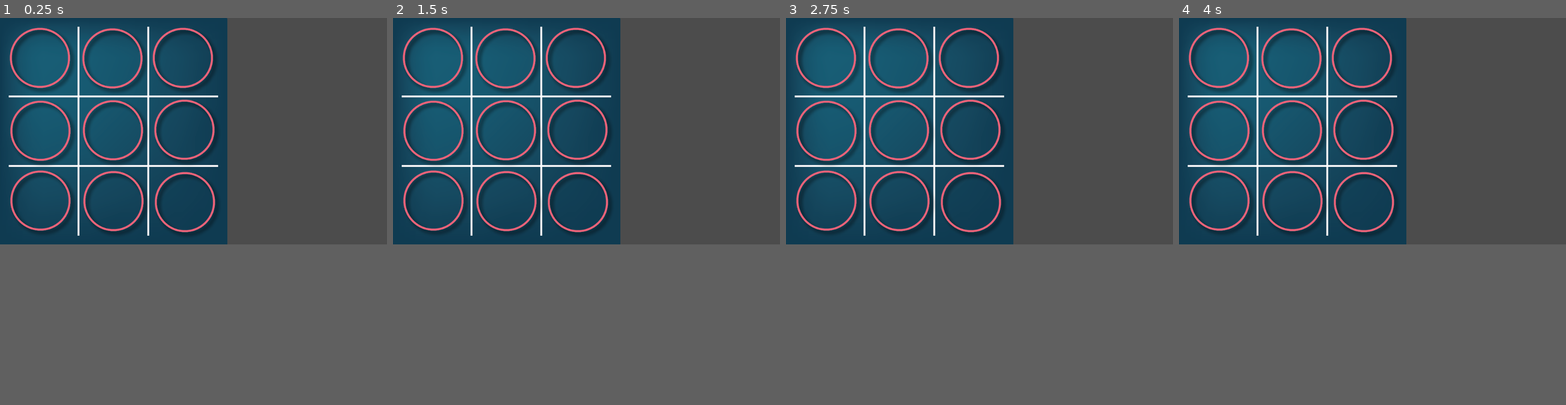
Above: before the commit, frames 1-4 (left to right).
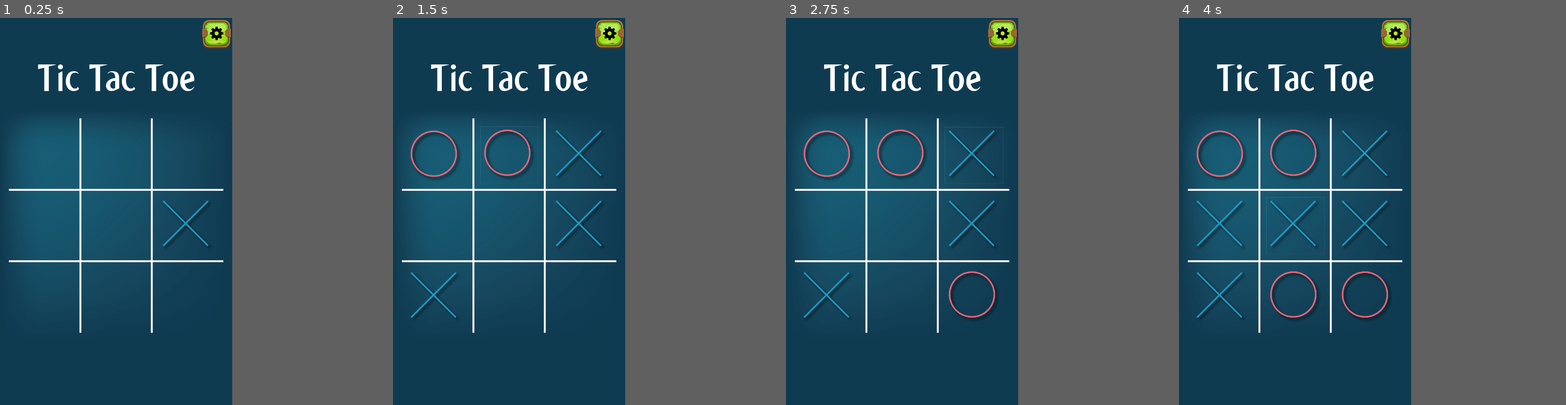
Above: after the commit, the same moments.

Repository: maximemousserin/TicTacToe
Game: Godot game, scene res://main.tscn
Two runs of this game, one before a commit and one after it. Both use one fixed random seed, a clock stepped at 60 frames per second and the inputs below.
Inputs (mouse positions are in pixels of both pictures, inside the frame that each line leads up to):
- Up to frame 1 (0.25 s): no input
- Up to frame 2 (1.5 s): click (462, 99) at 0.52 s; click (586, 99) at 1.27 s
- Up to frame 3 (2.75 s): click (1099, 99) at 2.02 s
- Up to frame 4 (4 s): click (1248, 137) at 2.77 s; click (1372, 137) at 3.52 s
In our replay, the window is 800x468 before the commit and 480x800 after it. These sizes can differ from the game's own. Grey fills any space a smaller window leaves; there, only what the larger window draws over its background counts as a difference.

The runs differ from the first frame. In frame 1, 13% of the frame differs, in the area x 2-60%, y 0-82%; in frame 2, 14%; in frame 3, 14%; in frame 4, 14%.
Error after the commit: Invalid get index '0' (on base: 'Array'). (res://scripts/minMaxAlgo.gd:5)

Commit message:
Game and menu

Diff:
--- /dev/null
+++ b/UI/btn_menu.tscn
@@ -0,0 +1,37 @@
+[gd_scene load_steps=7 format=2]
+
+[ext_resource path="res://assets/textures/buttons_small.tres" type="Texture" id=1]
+[ext_resource path="res://assets/images/buttons_small.png" type="Texture" id=2]
+[ext_resource path="res://assets/images/icons8-settings-50.png" type="Texture" id=3]
+
+[sub_resource type="AtlasTexture" id=1]
+flags = 4
+atlas = ExtResource( 2 )
+region = Rect2( 164, 0, 146, 148 )
+
+[sub_resource type="AtlasTexture" id=2]
+flags = 4
+atlas = ExtResource( 2 )
+region = Rect2( 328, 0, 146, 148 )
+
+[sub_resource type="AtlasTexture" id=3]
+flags = 4
+atlas = ExtResource( 2 )
+region = Rect2( 491, 0, 146, 148 )
+
+[node name="button" type="TextureButton"]
+anchor_right = 1.0
+anchor_bottom = 1.0
+margin_right = -333.0
+margin_bottom = -652.0
+texture_normal = ExtResource( 1 )
+texture_pressed = SubResource( 1 )
+texture_hover = SubResource( 2 )
+texture_disabled = SubResource( 3 )
+stretch_mode = 4
+
+[node name="icon" type="Sprite" parent="."]
+position = Vector2( 37.0784, 32.0474 )
+scale = Vector2( 1.49986, 1.49986 )
+texture = ExtResource( 3 )
+centered = false
--- /dev/null
+++ b/UI/btn_newGame.tscn
@@ -0,0 +1,40 @@
+[gd_scene load_steps=7 format=2]
+
+[ext_resource path="res://assets/textures/buttons_normal.tres" type="Texture" id=1]
+[ext_resource path="res://assets/images/buttons_normal.png" type="Texture" id=2]
+[ext_resource path="res://assets/fonts/font_ming.tres" type="DynamicFont" id=3]
+
+[sub_resource type="AtlasTexture" id=1]
+flags = 4
+atlas = ExtResource( 2 )
+region = Rect2( 204, 0, 190, 94 )
+
+[sub_resource type="AtlasTexture" id=2]
+flags = 4
+atlas = ExtResource( 2 )
+region = Rect2( 406, 0, 190, 94 )
+
+[sub_resource type="AtlasTexture" id=3]
+flags = 4
+atlas = ExtResource( 2 )
+region = Rect2( 610, 0, 190, 94 )
+
+[node name="button" type="TextureButton"]
+anchor_right = 1.0
+anchor_bottom = 1.0
+margin_right = -289.0
+margin_bottom = -705.0
+texture_normal = ExtResource( 1 )
+texture_pressed = SubResource( 1 )
+texture_hover = SubResource( 2 )
+texture_disabled = SubResource( 3 )
+stretch_mode = 4
+
+[node name="Label" type="Label" parent="."]
+margin_left = 51.2141
+margin_top = 14.2957
+margin_right = 144.214
+margin_bottom = 74.2957
+custom_fonts/font = ExtResource( 3 )
+custom_colors/font_color = Color( 0, 0, 0, 1 )
+text = "Jouer"
--- /dev/null
+++ b/assets/fonts/font_ming.tres
@@ -0,0 +1,7 @@
+[gd_resource type="DynamicFont" load_steps=2 format=2]
+
+[ext_resource path="res://assets/fonts/MING.ttf" type="DynamicFontData" id=1]
+
+[resource]
+size = 48
+font_data = ExtResource( 1 )
--- /dev/null
+++ b/assets/textures/buttons_normal.tres
@@ -0,0 +1,8 @@
+[gd_resource type="AtlasTexture" load_steps=2 format=2]
+
+[ext_resource path="res://assets/images/buttons_normal.png" type="Texture" id=1]
+
+[resource]
+flags = 4
+atlas = ExtResource( 1 )
+region = Rect2( 0, 0, 192, 94 )
--- /dev/null
+++ b/assets/textures/buttons_small.tres
@@ -0,0 +1,8 @@
+[gd_resource type="AtlasTexture" load_steps=2 format=2]
+
+[ext_resource path="res://assets/images/buttons_small.png" type="Texture" id=1]
+
+[resource]
+flags = 4
+atlas = ExtResource( 1 )
+region = Rect2( 0, 0, 147, 148 )
--- a/case.gd
+++ /dev/null
@@ -1,18 +0,0 @@
-extends Node2D
-
-export var label = "case"
-
-# Called when the node enters the scene tree for the first time.
-func _ready():
-	print(label)
-	pass # Replace with function body.
-
-
-func _on_StaticBody2D_mouse_entered():
-	print(label)
-	pass # Replace with function body.
-
-
-func _on_StaticBody2D_input_event(viewport, event, shape_idx):
-	print(event)
-	pass # Replace with function body.
--- a/case.tscn
+++ /dev/null
@@ -1,22 +0,0 @@
-[gd_scene load_steps=4 format=2]
-
-[ext_resource path="res://case.gd" type="Script" id=1]
-[ext_resource path="res://assets/images/o.png" type="Texture" id=2]
-
-[sub_resource type="CircleShape2D" id=1]
-
-[node name="Case" type="Node2D"]
-script = ExtResource( 1 )
-
-[node name="StaticBody2D" type="StaticBody2D" parent="."]
-scale = Vector2( 8, 8 )
-
-[node name="CollisionShape2D" type="CollisionShape2D" parent="StaticBody2D"]
-shape = SubResource( 1 )
-
-[node name="o" type="Sprite" parent="StaticBody2D/CollisionShape2D"]
-position = Vector2( 1, 1 )
-scale = Vector2( 0.125, 0.125 )
-texture = ExtResource( 2 )
-[connection signal="input_event" from="StaticBody2D" to="." method="_on_StaticBody2D_input_event"]
-[connection signal="mouse_entered" from="StaticBody2D" to="." method="_on_StaticBody2D_mouse_entered"]
--- /dev/null
+++ b/main.gd
@@ -0,0 +1,119 @@
+extends Node
+
+const Globals = preload("res://scripts/globals.gd")
+const Players = Globals.Players
+
+var MinMaxAlgo = preload("res://scripts/minMaxAlgo.gd")
+var RandomAlgo = preload("res://scripts/minMaxAlgo.gd")
+var currentAlgo = RandomAlgo.new()
+
+var humanTurn = false
+var rng = RandomNumberGenerator.new()
+
+var currentPlay = 0
+var currentPlayer = Players.X
+
+func _ready():
+	print("going ready...")
+	initSignals()
+	var cases = get_node("Board/cases").get_children()
+	for case in cases:
+		case.connect("pressed", self, "_on_case_pressed", [case])
+	newGame()
+
+func initSignals() -> void:
+	get_node("UI/btn_menu").connect("pressed", self, "_on_btn_menu_pressed")
+
+func newGame() -> void:
+	rng.randomize()
+	var rdmn = rng.randi_range(0, 1)
+	humanTurn = (rdmn == 1)
+	currentPlay = 0
+	currentPlayer = Players.X
+	enabledBoard()
+	if humanTurn == false:
+		cpuPlay()
+
+func enabledBoard() -> void:
+	var cases = get_node("Board/cases").get_children()
+	for case in cases:
+		case.reset()
+
+func _on_case_pressed(case) -> void:
+	if humanTurn == true:
+		print(case.label + ": pressed")
+		if currentPlay < 9:
+			playMove(case)
+			humanTurn = false
+			cpuPlay()
+	gameStatus()
+
+func cpuPlay() -> void:
+	var cases = get_node("Board/cases").get_children()
+	var cases_null = []
+	for case in cases:
+		if case.player == null:
+			cases_null.append(case)
+	var caseCpu = currentAlgo.findBestMove(cases_null)
+	playMove(caseCpu)
+	humanTurn = true
+
+func playMove(case) -> void:
+	if case.player == null:
+		case.setPlayer(currentPlayer)
+		if currentPlayer == Players.X:
+			currentPlayer = Players.O
+		else:
+			currentPlayer = Players.X
+		currentPlay += 1
+
+func gameStatus() -> void:
+	var winner = getWinner()
+	if winner == Players.X:
+		currentPlay = 9
+		print("Winner: X !")
+	elif winner == Players.O:
+		currentPlay = 9
+		print("Winner: O !")
+	elif currentPlay > 8:
+		print("Draw !")
+	else:
+		print("Game is not over")
+
+func getWinner():
+	var cases = get_node("Board/cases")
+	# horizontales
+	if ( cases.get_node("case01").player == cases.get_node("case02").player
+	&& cases.get_node("case02").player == cases.get_node("case03").player ):
+		return cases.get_node("case01").player
+	if ( cases.get_node("case04").player == cases.get_node("case05").player
+	&& cases.get_node("case05").player == cases.get_node("case06").player ):
+		return cases.get_node("case04").player
+	if ( cases.get_node("case07").player == cases.get_node("case08").player
+	&& cases.get_node("case08").player == cases.get_node("case09").player ):
+		return cases.get_node("case07").player
+
+	# verticales
+	if ( cases.get_node("case01").player == cases.get_node("case04").player
+	&& cases.get_node("case04").player == cases.get_node("case07").player ):
+		return cases.get_node("case01").player
+	if ( cases.get_node("case02").player == cases.get_node("case05").player
+	&& cases.get_node("case05").player == cases.get_node("case08").player ):
+		return cases.get_node("case02").player
+	if ( cases.get_node("case03").player == cases.get_node("case06").player
+	&& cases.get_node("case06").player == cases.get_node("case09").player ):
+		return cases.get_node("case03").player
+
+	# diagonales
+	if ( cases.get_node("case01").player == cases.get_node("case05").player
+	&& cases.get_node("case05").player == cases.get_node("case09").player ):
+		return cases.get_node("case01").player
+	if ( cases.get_node("case03").player == cases.get_node("case05").player
+	&& cases.get_node("case05").player == cases.get_node("case07").player ):
+		return cases.get_node("case03").player
+
+	return null
+
+func _on_btn_menu_pressed() -> void:
+	get_tree().get_current_scene().queue_free()
+	get_tree().change_scene("res://scenes/menu.tscn")
--- a/main.tscn
+++ b/main.tscn
@@ -1,51 +1,114 @@
-[gd_scene load_steps=3 format=2]
+[gd_scene load_steps=7 format=2]
 
-[ext_resource path="res://assets/images/background.png" type="Texture" id=1]
-[ext_resource path="res://case.tscn" type="PackedScene" id=2]
+[ext_resource path="res://main.gd" type="Script" id=1]
+[ext_resource path="res://assets/images/background.png" type="Texture" id=2]
+[ext_resource path="res://widgets/case.tscn" type="PackedScene" id=3]
+[ext_resource path="res://UI/btn_menu.tscn" type="PackedScene" id=4]
+[ext_resource path="res://assets/fonts/MING.ttf" type="DynamicFontData" id=5]
+
+[sub_resource type="DynamicFont" id=1]
+size = 80
+font_data = ExtResource( 5 )
 
 [node name="Main" type="Node"]
+script = ExtResource( 1 )
 
-[node name="background" type="Sprite" parent="."]
-texture = ExtResource( 1 )
+[node name="Board" type="Node" parent="."]
+editor/display_folded = true
+
+[node name="background" type="Sprite" parent="Board"]
+position = Vector2( 0, 189.061 )
+scale = Vector2( 0.8, 0.8 )
+texture = ExtResource( 2 )
 centered = false
-__meta__ = {
-"_edit_lock_": true
-}
 
-[node name="Cases" type="Node" parent="."]
+[node name="cases" type="Node" parent="Board"]
 
-[node name="Case01" parent="Cases" instance=ExtResource( 2 )]
-position = Vector2( 104.749, 104.749 )
+[node name="case01" parent="Board/cases" instance=ExtResource( 3 )]
+margin_left = 28.0
+margin_top = 225.791
+margin_right = 230.0
+margin_bottom = 421.791
+rect_scale = Vector2( 0.6, 0.6 )
 label = "case01"
 
-[node name="Case02" parent="Cases" instance=ExtResource( 2 )]
-position = Vector2( 296.562, 106.109 )
+[node name="case02" parent="Board/cases" instance=ExtResource( 3 )]
+margin_left = 180.0
+margin_top = 224.152
+margin_right = 382.0
+margin_bottom = 420.152
+rect_scale = Vector2( 0.6, 0.6 )
 label = "case02"
 
-[node name="Case03" parent="Cases" instance=ExtResource( 2 )]
-position = Vector2( 482.933, 104.749 )
+[node name="case03" parent="Board/cases" instance=ExtResource( 3 )]
+margin_left = 328.0
+margin_top = 224.512
+margin_right = 530.0
+margin_bottom = 420.512
+rect_scale = Vector2( 0.6, 0.6 )
 label = "case03"
 
-[node name="Case04" parent="Cases" instance=ExtResource( 2 )]
-position = Vector2( 106.109, 297.922 )
+[node name="case04" parent="Board/cases" instance=ExtResource( 3 )]
+margin_left = 28.0
+margin_top = 369.991
+margin_right = 230.0
+margin_bottom = 565.991
+rect_scale = Vector2( 0.6, 0.6 )
 label = "case04"
 
-[node name="Case05" parent="Cases" instance=ExtResource( 2 )]
-position = Vector2( 297.922, 296.561 )
+[node name="case05" parent="Board/cases" instance=ExtResource( 3 )]
+margin_left = 180.0
+margin_top = 370.27
+margin_right = 382.0
+margin_bottom = 566.27
+rect_scale = Vector2( 0.6, 0.6 )
 label = "case05"
 
-[node name="Case06" parent="Cases" instance=ExtResource( 2 )]
-position = Vector2( 487.014, 295.201 )
+[node name="case06" parent="Board/cases" instance=ExtResource( 3 )]
+margin_left = 328.0
+margin_top = 370.189
+margin_right = 530.0
+margin_bottom = 566.189
+rect_scale = Vector2( 0.6, 0.6 )
 label = "case06"
 
-[node name="Case07" parent="Cases" instance=ExtResource( 2 )]
-position = Vector2( 106.109, 482.933 )
+[node name="case07" parent="Board/cases" instance=ExtResource( 3 )]
+margin_left = 28.0
+margin_top = 518.272
+margin_right = 230.0
+margin_bottom = 714.272
+rect_scale = Vector2( 0.6, 0.6 )
 label = "case07"
 
-[node name="Case08" parent="Cases" instance=ExtResource( 2 )]
-position = Vector2( 299.282, 484.293 )
+[node name="case08" parent="Board/cases" instance=ExtResource( 3 )]
+margin_left = 180.0
+margin_top = 516.83
+margin_right = 382.0
+margin_bottom = 712.83
+rect_scale = Vector2( 0.6, 0.6 )
 label = "case08"
 
-[node name="Case09" parent="Cases" instance=ExtResource( 2 )]
-position = Vector2( 488.374, 487.014 )
+[node name="case09" parent="Board/cases" instance=ExtResource( 3 )]
+margin_left = 328.0
+margin_top = 516.83
+margin_right = 530.0
+margin_bottom = 712.83
+rect_scale = Vector2( 0.6, 0.6 )
 label = "case09"
+
+[node name="UI" type="Node" parent="."]
+
+[node name="btn_menu" parent="UI" instance=ExtResource( 4 )]
+margin_left = 417.678
+margin_top = 3.61013
+margin_right = 84.6785
+margin_bottom = -648.39
+rect_scale = Vector2( 0.4, 0.4 )
+
+[node name="titre" type="Label" parent="UI"]
+margin_left = 78.4985
+margin_top = 74.7335
+margin_right = 413.499
+margin_bottom = 174.733
+custom_fonts/font = SubResource( 1 )
+text = "Tic Tac Toe"
--- a/project.godot
+++ b/project.godot
@@ -15,16 +15,21 @@
 
 [application]
 
-config/name="Game001"
+config/name="TicTacToe"
 run/main_scene="res://main.tscn"
+boot_splash/bg_color=Color( 0.0627451, 0.235294, 0.321569, 1 )
 config/icon="res://assets/images/background.png"
 
 [display]
 
+window/size/width=480
+window/size/height=800
+window/size/always_on_top=true
+window/handheld/orientation="portrait"
 window/stretch/mode="2d"
-window/stretch/aspect="keep"
 
 [rendering]
 
 quality/driver/fallback_to_gles2=true
+environment/default_clear_color=Color( 0.0627451, 0.235294, 0.321569, 1 )
 environment/default_environment="res://default_env.tres"
--- /dev/null
+++ b/scenes/menu.gd
@@ -0,0 +1,15 @@
+extends Node
+
+func _ready():
+	initSignals()
+
+func initSignals() -> void:
+	get_node("btn_jouer").connect("pressed", self, "_on_btn_jouer_pressed")
+	get_node("btn_quitter").connect("pressed", self, "_on_btn_quitter_pressed")
+
+func _on_btn_jouer_pressed() -> void:
+	get_tree().get_current_scene().queue_free()
+	get_tree().change_scene("res://main.tscn")
+
+func _on_btn_quitter_pressed() -> void:
+	get_tree().quit()
--- /dev/null
+++ b/scenes/menu.tscn
@@ -0,0 +1,74 @@
+[gd_scene load_steps=7 format=2]
+
+[ext_resource path="res://scenes/menu.gd" type="Script" id=1]
+[ext_resource path="res://assets/images/panel.png" type="Texture" id=2]
+[ext_resource path="res://assets/fonts/font_ming.tres" type="DynamicFont" id=3]
+[ext_resource path="res://widgets/ButtonNormal.tscn" type="PackedScene" id=4]
+[ext_resource path="res://assets/fonts/MING.ttf" type="DynamicFontData" id=5]
+
+[sub_resource type="DynamicFont" id=1]
+size = 32
+font_data = ExtResource( 5 )
+
+[node name="root" type="Node"]
+script = ExtResource( 1 )
+
+[node name="bg" type="Sprite" parent="."]
+position = Vector2( 0, 71 )
+texture = ExtResource( 2 )
+centered = false
+
+[node name="titre" type="Label" parent="."]
+margin_left = 145.0
+margin_top = 81.0
+margin_right = 336.0
+margin_bottom = 141.0
+custom_fonts/font = ExtResource( 3 )
+custom_colors/font_color = Color( 0, 0, 0, 1 )
+text = "MENU"
+align = 1
+
+[node name="btn_jouer" parent="." instance=ExtResource( 4 )]
+margin_left = 142.534
+margin_top = 211.697
+margin_right = -145.466
+margin_bottom = -493.303
+
+[node name="Label" type="Label" parent="btn_jouer"]
+margin_left = 63.0588
+margin_top = 24.5514
+margin_right = 133.059
+margin_bottom = 64.5514
+custom_fonts/font = SubResource( 1 )
+custom_colors/font_color = Color( 0, 0, 0, 1 )
+text = "Jouer"
+
+[node name="btn_options" parent="." instance=ExtResource( 4 )]
+margin_left = 141.027
+margin_top = 354.905
+margin_right = -146.973
+margin_bottom = -350.095
+
+[node name="Label" type="Label" parent="btn_options"]
+margin_left = 52.5074
+margin_top = 26.0587
+margin_right = 143.507
+margin_bottom = 66.0587
+custom_fonts/font = SubResource( 1 )
+custom_colors/font_color = Color( 0, 0, 0, 1 )
+text = "Options"
+
+[node name="btn_quitter" parent="." instance=ExtResource( 4 )]
+margin_left = 139.127
+margin_top = 502.405
+margin_right = -148.873
+margin_bottom = -202.595
+
+[node name="Label" type="Label" parent="btn_quitter"]
+margin_left = 52.5074
+margin_top = 26.0587
+margin_right = 143.507
+margin_bottom = 66.0587
+custom_fonts/font = SubResource( 1 )
+custom_colors/font_color = Color( 0, 0, 0, 1 )
+text = "Quitter"
--- /dev/null
+++ b/scripts/globals.gd
@@ -0,0 +1,3 @@
+extends Node
+
+enum Players { X, O }
--- /dev/null
+++ b/scripts/minMaxAlgo.gd
@@ -0,0 +1,5 @@
+extends Node
+
+func findBestMove(cases):
+	cases.shuffle()
+	return cases[0]
--- /dev/null
+++ b/scripts/randomAlgo.gd
@@ -0,0 +1,5 @@
+extends Node
+
+func findBestMove(cases):
+	cases.shuffle()
+	return cases[0]
--- /dev/null
+++ b/widgets/ButtonNormal.tscn
@@ -0,0 +1,30 @@
+[gd_scene load_steps=6 format=2]
+
+[ext_resource path="res://assets/textures/buttons_normal.tres" type="Texture" id=1]
+[ext_resource path="res://assets/images/buttons_normal.png" type="Texture" id=2]
+
+[sub_resource type="AtlasTexture" id=1]
+flags = 4
+atlas = ExtResource( 2 )
+region = Rect2( 204, 0, 190, 94 )
+
+[sub_resource type="AtlasTexture" id=2]
+flags = 4
+atlas = ExtResource( 2 )
+region = Rect2( 406, 0, 190, 94 )
+
+[sub_resource type="AtlasTexture" id=3]
+flags = 4
+atlas = ExtResource( 2 )
+region = Rect2( 610, 0, 190, 94 )
+
+[node name="ButtonNormal" type="TextureButton"]
+anchor_right = 1.0
+anchor_bottom = 1.0
+margin_right = -289.0
+margin_bottom = -705.0
+texture_normal = ExtResource( 1 )
+texture_pressed = SubResource( 1 )
+texture_hover = SubResource( 2 )
+texture_disabled = SubResource( 3 )
+stretch_mode = 4
--- /dev/null
+++ b/widgets/ButtonSmall.tscn
@@ -0,0 +1,30 @@
+[gd_scene load_steps=6 format=2]
+
+[ext_resource path="res://assets/textures/buttons_small.tres" type="Texture" id=1]
+[ext_resource path="res://assets/images/buttons_small.png" type="Texture" id=2]
+
+[sub_resource type="AtlasTexture" id=1]
+flags = 4
+atlas = ExtResource( 2 )
+region = Rect2( 164, 0, 146, 148 )
+
+[sub_resource type="AtlasTexture" id=2]
+flags = 4
+atlas = ExtResource( 2 )
+region = Rect2( 328, 0, 146, 148 )
+
+[sub_resource type="AtlasTexture" id=3]
+flags = 4
+atlas = ExtResource( 2 )
+region = Rect2( 491, 0, 146, 148 )
+
+[node name="ButtonSmall" type="TextureButton"]
+anchor_right = 1.0
+anchor_bottom = 1.0
+margin_right = -333.0
+margin_bottom = -652.0
+texture_normal = ExtResource( 1 )
+texture_pressed = SubResource( 1 )
+texture_hover = SubResource( 2 )
+texture_disabled = SubResource( 3 )
+stretch_mode = 4
--- /dev/null
+++ b/widgets/case.gd
@@ -0,0 +1,33 @@
+extends Button
+
+const Globals = preload("res://scripts/globals.gd")
+const Players = Globals.Players
+
+export var label = "case"
+
+var player = null
+var img_o = preload("res://assets/images/o.png")
+var img_x = preload("res://assets/images/x.png")
+
+# Called when the node enters the scene tree for the first time.
+func _ready():
+	self.icon = null
+	pass # Replace with function body.
+
+func reset() -> void:
+	player = null
+	self.icon = null
+
+func setX() -> void:
+	self.icon = img_x
+
+func setO() -> void:
+	self.icon = img_o
+
+func setPlayer(p) -> void:
+	if player == null:
+		player = p
+		if player == Players.X:
+			setX()
+		else:
+			setO()
--- /dev/null
+++ b/widgets/case.tscn
@@ -0,0 +1,12 @@
+[gd_scene load_steps=3 format=2]
+
+[ext_resource path="res://assets/images/o.png" type="Texture" id=1]
+[ext_resource path="res://widgets/case.gd" type="Script" id=2]
+
+
+[node name="Case" type="Button"]
+margin_right = 12.0
+margin_bottom = 20.0
+icon = ExtResource( 1 )
+flat = true
+script = ExtResource( 2 )
Binary file added: assets/fonts/MING.ttf
Binary file added: assets/images/buttons_normal.png
Not shown, added: assets/images/buttons_normal.png.import
Binary file added: assets/images/buttons_small.png
Not shown, added: assets/images/buttons_small.png.import
Binary file added: assets/images/icons8-settings-50.png
Not shown, added: assets/images/icons8-settings-50.png.import
Binary file added: assets/images/panel.png
Not shown, added: assets/images/panel.png.import
Not shown, added: export_presets.cfg
